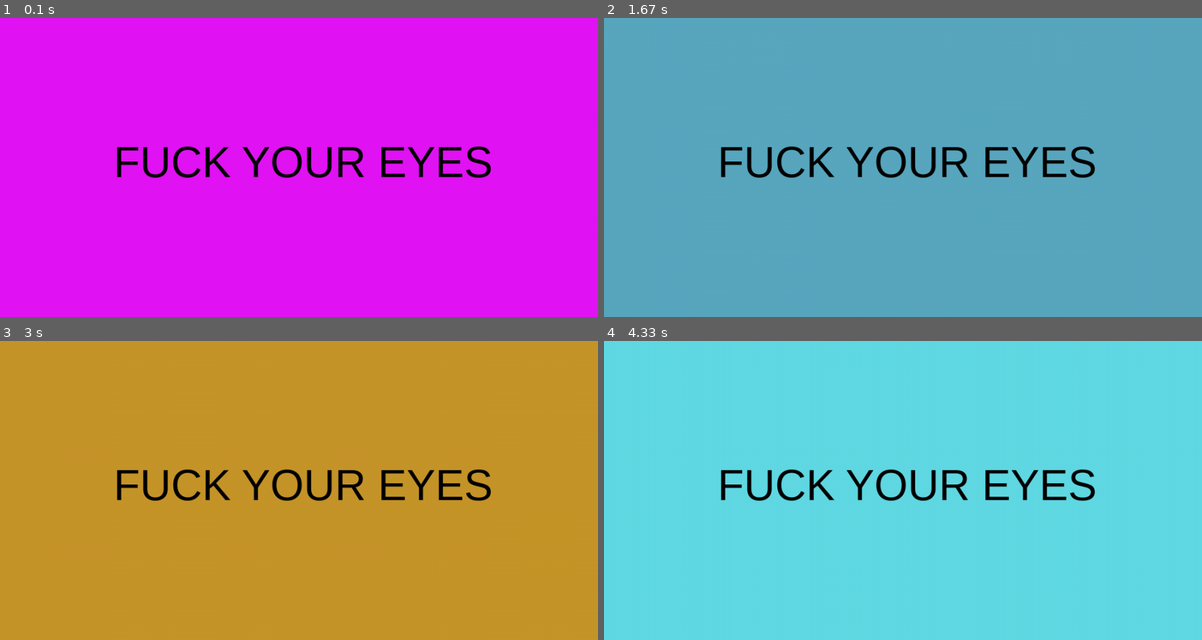
Above: before the commit, frames 1-4 (two rows, left to right).
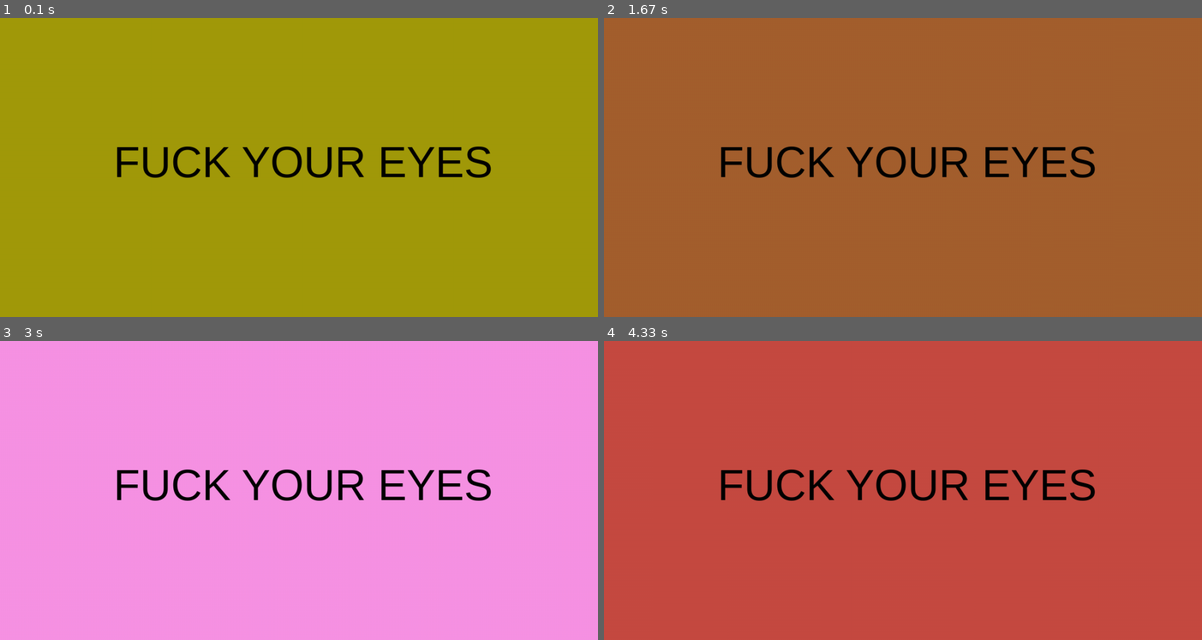
Above: after the commit, the same moments.

Repository: carpetmaker3162/a-pygame-thing
Game: pygame game, started from game.py
Two runs of this game, one before a commit and one after it. Both use one fixed random seed, a clock stepped at 60 frames per second and the inputs below.
Inputs:
- Up to frame 1 (0.1 s): no input
- Up to frame 2 (1.67 s): no input
- Up to frame 3 (3 s): no input
- Up to frame 4 (4.33 s): no input

The runs differ from the first frame. In frame 1, 99% of the frame differs, in the area x 0-100%, y 0-100%; in frame 2, 99%; in frame 3, 99%; in frame 4, 99%.

Commit message:
Update game.py

Diff:
--- a/game.py
+++ b/game.py
@@ -1,37 +1,45 @@
 import pygame
 import time
 import random
+from itertools import cycle
 
 pygame.init()
-
 background_colour = (0,255,255)
 (width, height) = 1000,500
-screen = pygame.display.set_mode((width, height))
-pygame.display.set_caption("hey bae")
+
+print(''.join([chr(i) for i in [36215, 26469, 65292, 19981, 24895, 20570, 22900, 38582, 30340, 20154, 20204, 65281]]))
+print(''.join([chr(i) for i in [25226, 25105, 20204, 30340, 34880, 32905, 65292, 31569, 25104, 25105, 20204, 26032, 30340, 38271, 22478, 65281]]))
+print(''.join([chr(i) for i in [20013, 21326, 27665, 26063, 21040, 20102, 26368, 21361, 38505, 30340, 26102, 20505, 12290]]))
+print(''.join([chr(i) for i in [27599, 20010, 20154, 34987, 36843, 30528, 21457, 20986, 26368, 21518, 30340, 21564, 22768, 12290]]))
+print(''.join([chr(i) for i in [36215, 26469, 65281, 36215, 26469, 65281, 36215, 26469, 65281]]))
+print(''.join([chr(i) for i in [25105, 20204, 19975, 20247, 19968, 24515, 65292, 20882, 30528, 25932, 20154, 30340, 28846, 28779, 65292]]))
+print(''.join([chr(i) for i in [21069, 36827, 65281]]))
+print(''.join([chr(i) for i in [20882, 30528, 25932, 20154, 30340, 28846, 28779, 65292]]))
+print(''.join([chr(i) for i in [21069, 36827, 65281]]))
+print(''.join([chr(i) for i in [21069, 36827, 65281]]))
+print(''.join([chr(i) for i in [21069, 36827, 65281, 36827, 65281]]))
+
+screen = pygame.display.set_mode((width, height), pygame.FULLSCREEN)
+pygame.display.set_caption("take this raaaatioooo")
 screen.fill(background_colour)
-myfont = pygame.font.SysFont("arial", 72)
-
-s = ''.join([chr(ch) for ch in
-[111,100,108,
-116,104,120,
-100,97,110,
-104,110,98]])
+d = (
+    23,75,65,97,
+    92,87,17,26,
+    97,114,105,97,
+    108)
+myfont = pygame.font.SysFont(''.join(chr(x) for x in d[8:13]), 72)
+s = ''.join([chr(ch) for ch in [111,100,108,116,104,120,100,97,110,104,110,98]])
 s = ' '.join([s[i:i+4] for i in range(0,len(s),4)]).upper()
 cns = {}
-for ch in (65,97):
-    for i in range(26):
-        cns[chr(i+ch)]=chr((i+17)%26+ch)
-
-label = myfont.render("".join([cns.get(ch, ch) for ch in s]), 1, (0,0,0))
-
+for p in d[2:4]:
+    for i in range(d[0]+1): cns[chr(i+p)]=chr((i+d[6])%d[7]+p)
+l = myfont.render("".join([cns.get(a, a) for a in s]), 1, (0, 0, 0))
 pygame.display.flip()
-running = True
-while running:
+for i in cycle(s):
     for event in pygame.event.get():
-        if event.type == pygame.QUIT:
-            running = False
-
+        if not (s != l or not cns):
+            exit()
     screen.fill((random.randint(0,255), random.randint(0,255), random.randint(0,255)))
-    screen.blit(label, (190, 200))
+    screen.blit(l, (190, 200))
     pygame.display.update()
-    time.sleep(0.01)
+    time.sleep(0.02)
